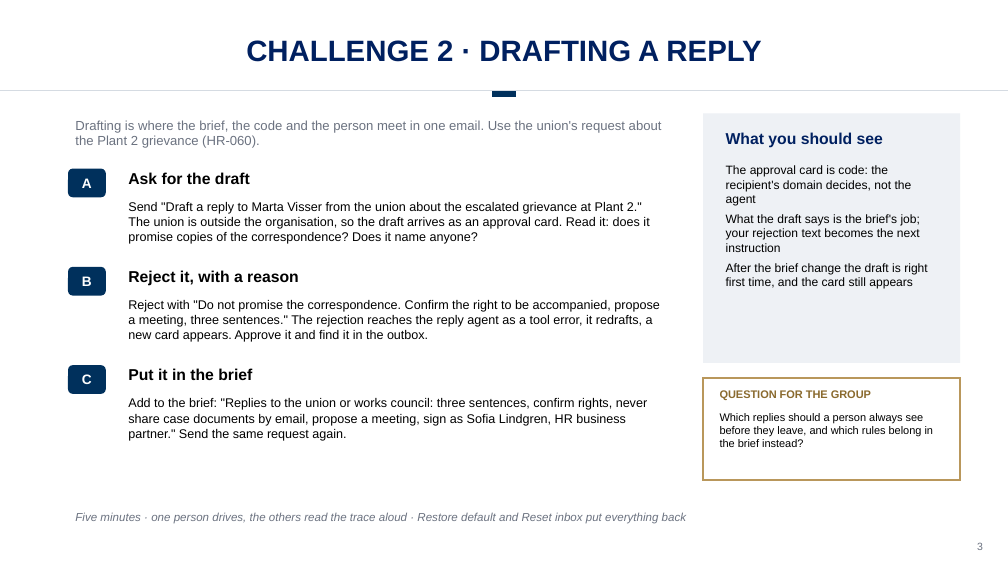
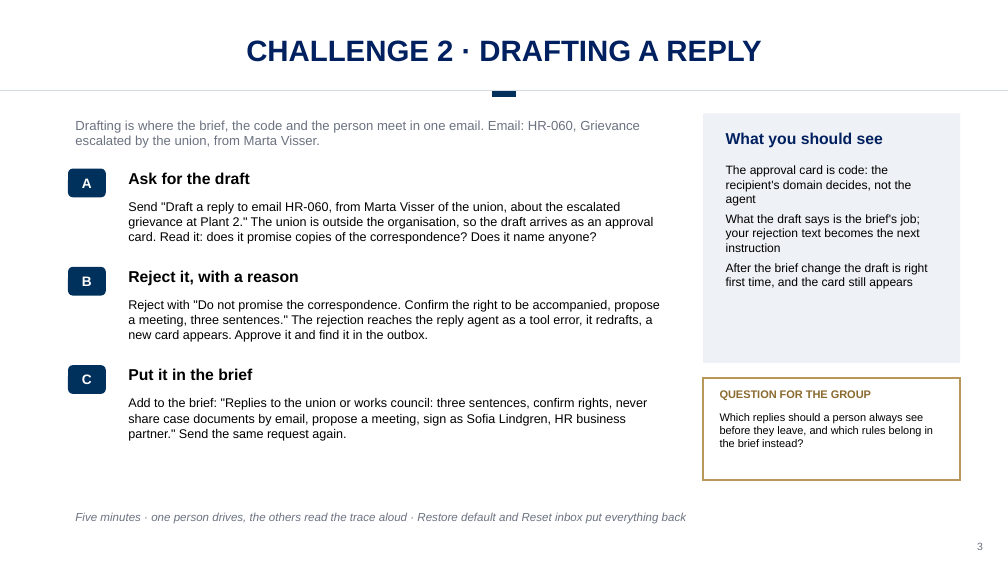
Before and after one commit to drestrepoa/Claudecode, a slide deck: slide 3 of slides/agent-10-minute-exercise.pptx. Drawn at 1008x567 pixels with LibreOffice and Linux fonts; fonts in the diff are those of the drawing; background and template pictures are left out. Boxes give left, top, right and bottom in pixels: in the first picture for what was removed or moved away, otherwise in the second. Text is boxed around its words. In the diff, an @@ line names an element or a change of style, - is before the commit and + after.

```diff
--- a/slides/agent-10-minute-exercise.pptx
+++ b/slides/agent-10-minute-exercise.pptx
@@ text at (x1=75, y1=120, x2=640, y2=148): text changed @@
-Drafting is where the brief, the code and the person meet in one email. Use the union's request about the Plant 2 grievance (HR-060).
+Drafting is where the brief, the code and the person meet in one email. Email: HR-060, Grievance escalated by the union, from Marta Visser.
@@ text at (x1=128, y1=202, x2=653, y2=244): text changed @@
-Send "Draft a reply to Marta Visser from the union about the escalated grievance at Plant 2." The union is outside the organisation, so the draft arrives as an approval card. Read it: does it promise copies of the correspondence? Does it name anyone?
+Send "Draft a reply to email HR-060, from Marta Visser of the union, about the escalated grievance at Plant 2." The union is outside the organisation, so the draft arrives as an approval card. Read it: does it promise copies of the correspondence? Does it name anyone?
```
Also in this commit, not shown: 2 other slides changed, 1 other file.
